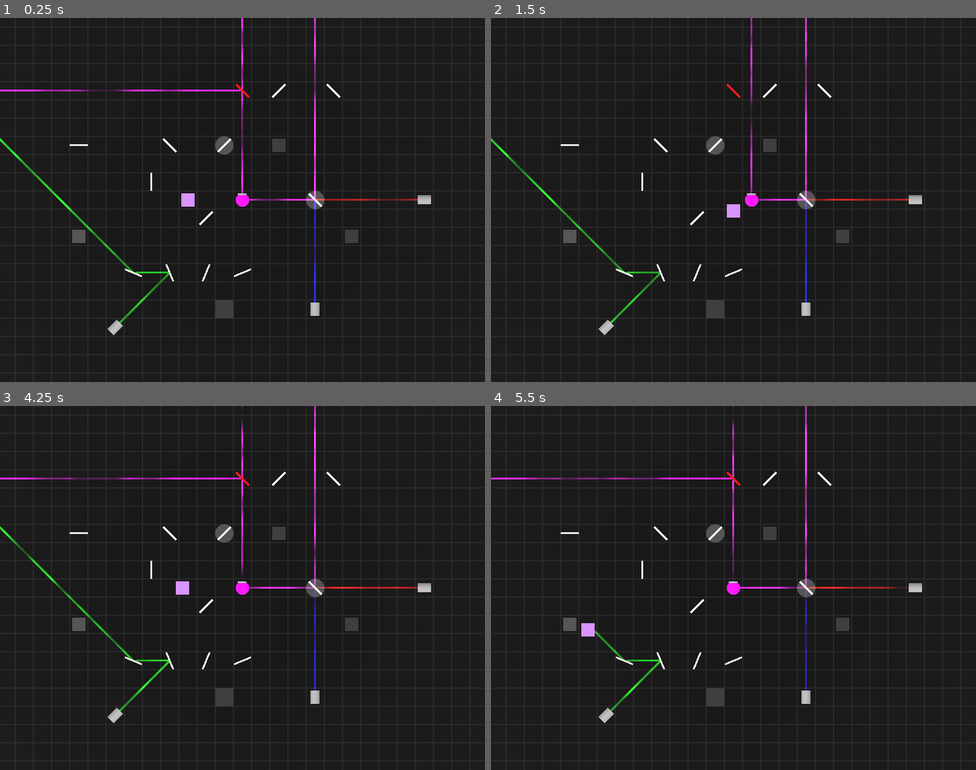
Above: before the commit, frames 1-4 (two rows, left to right).
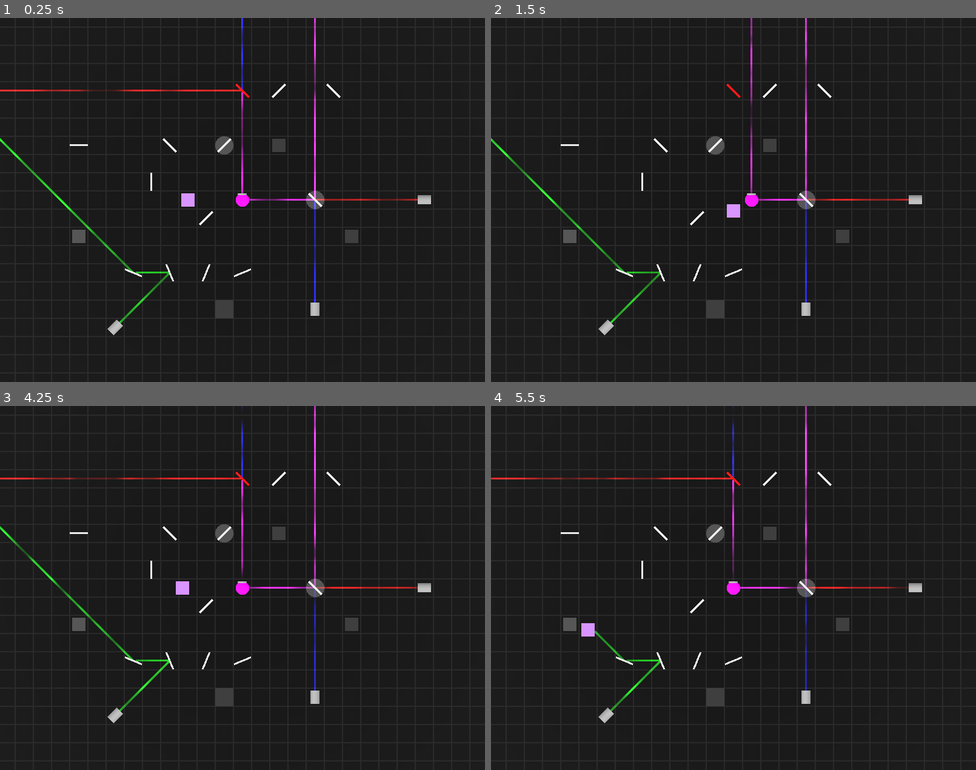
Above: after the commit, the same moments.

Repository: RiverApril/EnergyJam
Game: Godot game, scene res://levels/playground.tscn
Same seed, same stepped clock (60 frames per second), same inputs: the game is played once before the commit and once after it.
Inputs (mouse positions are in pixels of both pictures, inside the frame that each line leads up to):
- Up to frame 1 (0.25 s): no input
- Up to frame 2 (1.5 s): tap Enter at 0.5 s; move the mouse to (840, 181) at 0.52 s; hold D (Right) 0.53-1.28 s; tap Z (Undo) at 0.6, 1.35 s; move the mouse to (636, 218) at 1.27 s; hold S (Down) from 1.28 s (still down)
- Up to frame 3 (4.25 s): move the mouse to (291, 507) at 2.02 s; release S (Down) at 2.03 s; hold D (Right) 2.03-2.78 s; tap Z (Undo) at 2.1, 2.85, 3.6 s; move the mouse to (218, 660) at 2.77 s; hold W (Up) 2.78-3.53 s; move the mouse to (388, 642) at 3.52 s; hold A (Left) from 3.53 s (still down); tap R (Reset) at 4.15 s
- Up to frame 4 (5.5 s): move the mouse to (588, 533) at 4.27 s; tap Z (Undo) at 4.35, 5.1 s; move the mouse to (757, 588) at 5.02 s; release A (Left) at 5.03 s; hold S (Down) from 5.03 s (still down)

The runs differ from the first frame. In frame 1, 0.3% of the frame differs, in the area x 0-51%, y 0-21%; in frame 2, nothing differs; in frame 3, 0.3%; in frame 4, 0.3%.

Commit message:
beam filtering fix, house keeping

Diff:
--- a/scripts/emitter.gd
+++ b/scripts/emitter.gd
@@ -4,7 +4,7 @@
 
 @export var beam_scene: PackedScene
 
-@export var max_beam_depth: int = 10
+@export var max_beam_depth: int = 20
 @export var max_length: float = 100
 
 var beam_holder: Node
@@ -12,7 +12,7 @@
 
 var beam_rgb: int
 # var beam_material: StandardMaterial3D = null
-var beam_material: ShaderMaterial = null
+var beam_materials: Dictionary
 
 var parent: Node3D
 
@@ -40,6 +40,7 @@
 			beam_holder.remove_child(child)
 			child.queue_free()
 
+		# print("create first beam: ", beam_rgb)
 		create_beam(beam_rgb, global_position, (parent.transform.basis * Vector3.FORWARD).normalized(), 0);
 
 
@@ -50,6 +51,8 @@
 
 	if rgb == 0:
 		return
+
+	# print("create beam: ", rgb)
 
 	var end_position = start_position + direction * max_length
 	var result := cast_ray(start_position, end_position)
@@ -68,15 +71,18 @@
 		if collider.has_node("Mirror"):
 			var mirror: Mirror = collider.get_node("Mirror")
 			do_reflect(mirror.reflect_RGB & rgb, collider, plane_position, hit_position, direction, hit_normal, index)
+
 		if collider.has_node("Transmit"):
 			var transmit: Transmit = collider.get_node("Transmit")
 			create_beam(transmit.allow_RGB & rgb, plane_position, direction, index+1)
+
 		if collider.has_node("Prism"):
 			do_refract(rgb, collider, hit_position, direction, hit_normal, index)
+
 		if collider.has_node("Glow"):
 			if collider.collision_layer & 2:
 				var glow: Glow = collider.get_node("Glow")
-				glow.turn_on(beam_rgb)
+				glow.turn_on(rgb)
 
 	var center_position: Vector3 = (start_position + hit_position) / 2.0
 	var length: float = (start_position - hit_position).length()
@@ -87,13 +93,11 @@
 		new_beam.look_at_from_position(center_position, hit_position, Vector3.UP)
 
 		var mesh_instance: MeshInstance3D = new_beam.get_node("MeshInstance3D")
-		if beam_material == null:
-			# var material: StandardMaterial3D = mesh_instance.get_active_material(0)
+		if !beam_materials.has(rgb):
 			var material: ShaderMaterial = mesh_instance.get_active_material(0)
-			beam_material = material.duplicate()
-		# beam_material.albedo_color = Globals.laser_display_colors[beam_rgb]
-		beam_material.set_shader_parameter("albedo_color", Globals.laser_display_colors[beam_rgb])
-		mesh_instance.material_override = beam_material
+			beam_materials[rgb] = material.duplicate()
+			beam_materials[rgb].set_shader_parameter("albedo_color", Globals.laser_display_colors[rgb])
+		mesh_instance.material_override = beam_materials[rgb]
 
 		beam_holder.add_child(new_beam)
 		new_beam.owner = beam_holder
--- a/scripts/history_buffer.gd
+++ b/scripts/history_buffer.gd
@@ -24,7 +24,7 @@
 
 func start_new_state():
 	current_state_index += 1
-	print("start new state ", current_state_index)
+	# print("start new state ", current_state_index)
 	new_state_signal.emit()
 
 func get_current_state_index() -> int:
@@ -34,11 +34,11 @@
 	if current_state_index > 0:
 		current_state_index -= 1
 		update_state_signal.emit()
-	print("undo ", current_state_index)
+	# print("undo ", current_state_index)
 
 func reset():
 	current_state_index = 0
 	update_state_signal.emit()
 	current_state_index = -1
 	start_new_state()
-	print("reset ", current_state_index)
+	# print("reset ", current_state_index)
